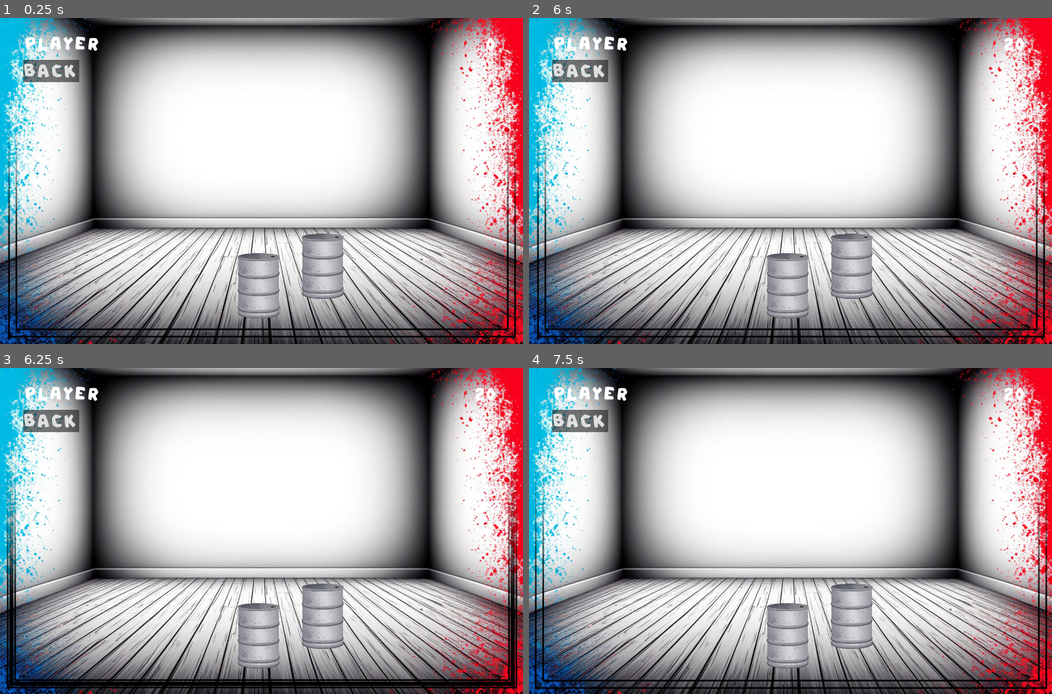
Above: before the commit, frames 1-4 (two rows, left to right).
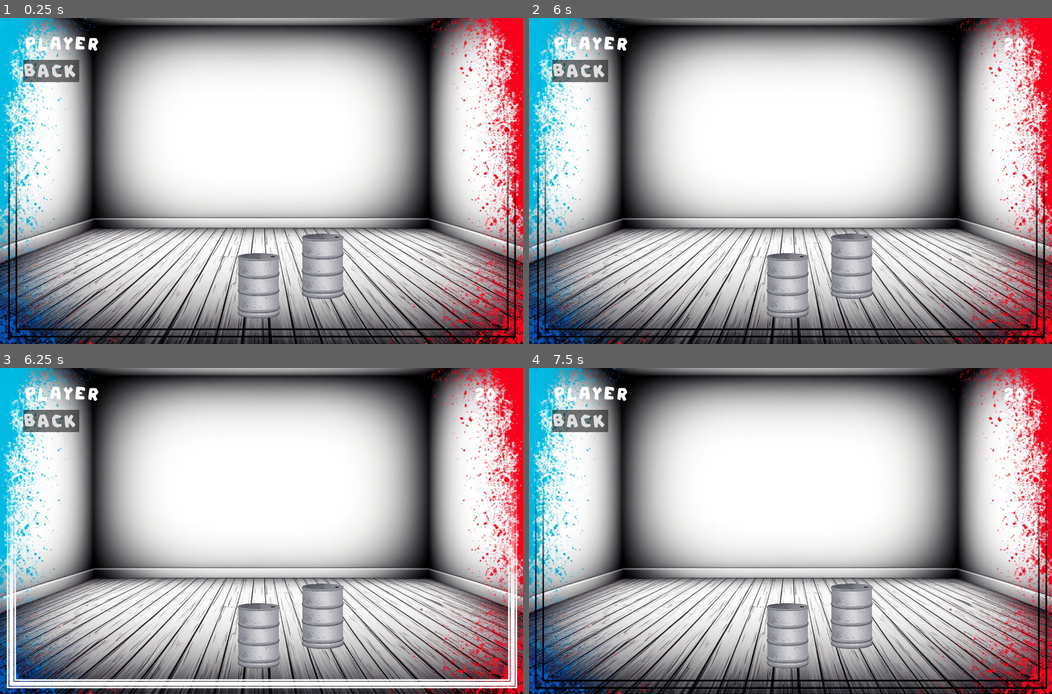
Above: after the commit, the same moments.

Repository: otumno/Bandgo
Game: Godot game, scene res://project/scenes/Game.tscn
The game is run twice, just before and just after one commit, with the same random seed, the same clock (stepped at 60 frames per second) and the same inputs. This scene is started directly instead of the project's main scene.
Inputs (mouse positions are in pixels of both pictures, inside the frame that each line leads up to):
- Up to frame 1 (0.25 s): no input
- Up to frame 2 (6 s): tap Enter at 0.5, 5 s; move the mouse to (785, 285) at 0.52 s; click (785, 285) at 0.67 s; click "BACK" at 1.25 s; click "GAME" at 2 s; click "Player Очки: 10" at 2.75 s; click "Слот 2" at 3.5 s; tap Space at 4.25, 5.75 s; move the mouse to (853, 265) at 4.27 s; click (853, 265) at 4.42 s; move the mouse to (842, 109) at 5.02 s; click (842, 109) at 5.17 s; move the mouse to (764, 246) at 5.77 s; click (764, 246) at 5.92 s
- Up to frame 3 (6.25 s): no input
- Up to frame 4 (7.5 s): move the mouse to (947, 579) at 6.52 s; click (947, 579) at 6.67 s; tap Enter at 7.25 s; move the mouse to (633, 482) at 7.27 s; click (633, 482) at 7.42 s

Frames 1-2 are identical in both runs. In frame 3, 4.7% of the frame differs, in the area x 1-99%, y 34-99%; in frame 4, nothing differs.

Commit message:
middle of path to pattern analysis system

Diff:
--- a/project.godot
+++ b/project.godot
@@ -23,7 +23,7 @@
 GameManager="*res://project/scripts/GameManager.gd"
 SceneManager="*res://project/scripts/SceneManager.gd"
 SceneTransitionManagerScript="*res://project/scripts/SceneTransitionManagerScript.gd"
-BpmManager="*res://project/scenes/BPMGenerator.tscn"
+BPM_GlobalManager="*res://project/scenes/BPMGenerator.tscn"
 
 [display]
 
--- a/project/scenes/Game.tscn
+++ b/project/scenes/Game.tscn
@@ -18,6 +18,7 @@
 [ext_resource type="Texture2D" uid="uid://bwobsrgdgjyrg" path="res://project/assets/textures/FRAME_1.png" id="16_ftep8"]
 [ext_resource type="Texture2D" uid="uid://dv6pg3jv73gwi" path="res://project/assets/textures/FRAME_2.png" id="17_27fkg"]
 [ext_resource type="AudioStream" uid="uid://cr5hogfgnr608" path="res://project/assets/sounds/622224__nlux__nlux-hippy-tom-tom-19-gb1.wav" id="17_ftep8"]
+[ext_resource type="Script" uid="uid://bl4b0m6owwkag" path="res://project/scripts/PatternAnalyzer.gd" id="19_27fkg"]
 
 [sub_resource type="RectangleShape2D" id="RectangleShape2D_f3117"]
 size = Vector2(149, 241)
@@ -91,6 +92,9 @@
 position = Vector2(949.5, 985.5)
 shape = SubResource("RectangleShape2D_f3117")
 
+[node name="PatternAnalyzer" type="Node" parent="Instrument_Barrel"]
+script = ExtResource("19_27fkg")
+
 [node name="Instrument_Barrel2" type="Area2D" parent="."]
 script = ExtResource("10_mvo24")
 correct_sound_pattern = Array[AudioStream]([ExtResource("17_ftep8"), ExtResource("17_ftep8")])
@@ -106,6 +110,9 @@
 [node name="CollisionShape2D" type="CollisionShape2D" parent="Instrument_Barrel2"]
 position = Vector2(1185, 916)
 shape = SubResource("RectangleShape2D_f3117")
+
+[node name="PatternAnalyzer" type="Node" parent="Instrument_Barrel2"]
+script = ExtResource("19_27fkg")
 
 [node name="Control" type="Control" parent="." node_paths=PackedStringArray("player_name_label", "score_label")]
 layout_mode = 3
--- a/project/scripts/BPM_Manager.gd
+++ b/project/scripts/BPM_Manager.gd
@@ -1,7 +1,9 @@
 extends Node
 class_name BPM_Manager
 
+# Сигналы
 signal beat_triggered(beat_number: int)
+signal pattern_detected(pattern: Array)
 
 @export var bpm: int = 120:
 	set(value):
@@ -11,10 +13,13 @@
 @export var metronome_pattern: Array[int] = [1, 2, 3, 0]
 @export var metronome_sounds: Array[AudioStream]
 
+@export var analysis_window: int = 4  # Количество тактов для анализа
+
 var is_playing := false
 var current_beat := 0
 var players: Array[AudioStreamPlayer] = []
 var beat_timer: Timer
+var beat_history: Array[int] = []  # История тактов для анализа
 
 func _ready():
 	# Предварительная загрузка звуков
@@ -55,9 +60,46 @@
 func _process_beat():
 	if !is_playing: return
 
+	# Сохраняем текущий такт в историю
+	beat_history.append(current_beat)
+	while beat_history.size() > analysis_window * 2:  # Ограничиваем размер истории
+		beat_history.remove_at(0)
+
+	# Воспроизводим звук для текущего такта
 	var sound_idx = metronome_pattern[current_beat % metronome_pattern.size()]
 	if sound_idx > 0 and sound_idx <= players.size():
-		players[sound_idx-1].play()
+		players[sound_idx - 1].play()
 
+	# Уведомляем о новом такте
 	emit_signal("beat_triggered", current_beat)
+
+	# Проверяем паттерн и эмитируем сигнал, если он найден
+	_check_for_pattern()
+
 	current_beat += 1
+
+func _check_for_pattern():
+	if beat_history.size() < analysis_window * 2:
+		return
+
+	var last_window = beat_history.slice(-analysis_window)
+	var prev_window = beat_history.slice(-analysis_window * 2, -analysis_window)
+
+	if last_window == prev_window:
+		emit_signal("pattern_detected", last_window)
+		print("Emitting signal 'pattern_detected' from BPM_Manager:", last_window)
+
+# Проверка паттерна
+func check_pattern(pattern: Array) -> bool:
+	if pattern.size() != analysis_window:
+		return false
+
+	var total_beats = beat_history.size()
+	if total_beats < analysis_window * 2:
+		return false
+
+	# Проверяем, совпадает ли последний интервал с заданным паттерном
+	for i in range(analysis_window):
+		if beat_history[total_beats - analysis_window + i] != pattern[i]:
+			return false
+	return true
--- a/project/scripts/BPM_SpritePulser.gd
+++ b/project/scripts/BPM_SpritePulser.gd
@@ -18,7 +18,7 @@
 
 func _ready():
 	# Инициализация BPM Manager
-	_bpm_manager = get_node("/root/BpmManager")
+	_bpm_manager = BPM_GlobalManager as BPM_Manager
 	if not _bpm_manager:
 		push_error("BPM Manager not found!")
 		return
--- a/project/scripts/Instrument.gd
+++ b/project/scripts/Instrument.gd
@@ -11,6 +11,10 @@
 @export var in_rhythm_multiplier: float = 2.0
 @export var rhythm_window_ms: float = 100.0
 
+@export_category("Pattern Analysis")
+@export var required_matches: int = 2  # Сколько раз должен повториться паттерн
+@export var analysis_window: int = 4   # Количество тактов для анализа
+
 @export_category("Visual Feedback")
 @export var feedback_scale: float = 1.1
 @export var feedback_duration: float = 0.15
@@ -23,8 +27,12 @@
 var audio_player: AudioStreamPlayer
 var bpm_manager: BPM_Manager
 
+# Для анализа паттернов
+var input_buffer: Array[int] = []
+var detected_pattern: Array[int] = []
+var match_count: int = 0
+
 func _ready():
-	# Инициализация компонентов
 	_initialize_audio_player()
 	_find_sprite()
 	_setup_bpm_manager()
@@ -42,23 +50,20 @@
 			break
 
 func _setup_bpm_manager():
-	bpm_manager = _get_bpm_manager()
+	bpm_manager = BPM_GlobalManager as BPM_Manager
+
 	if bpm_manager:
 		print("BPM Manager connected successfully")
 	else:
-		push_error("BPM Manager not found!")
+		push_error("BPM Manager not found in autoload!")
 
-func _get_bpm_manager() -> BPM_Manager:
-	if get_node("/root").has_node("BpmManager"):
-		var manager = get_node("/root/BpmManager")
-		if manager is BPM_Manager:
-			return manager
-
-	var managers = get_tree().get_nodes_in_group("BPM_Manager")
-	if not managers.is_empty() and managers[0] is BPM_Manager:
-		return managers[0]
-
-	return null
+	# Получаем PatternAnalyzer из текущей сцены
+	var pattern_analyzer = $PatternAnalyzer if has_node("PatternAnalyzer") else null
+	if pattern_analyzer and pattern_analyzer.has_signal("pattern_detected"):
+		pattern_analyzer.pattern_detected.connect(_on_pattern_detected)
+		print("Connected signal 'pattern_detected'")
+	else:
+		push_warning("PatternAnalyzer not found or missing signal 'pattern_detected'")
 
 func _connect_input():
 	input_event.connect(_on_input_event)
@@ -74,6 +79,7 @@
 
 func _handle_click():
 	var current_time = Time.get_ticks_msec()
+	var current_beat = bpm_manager.current_beat if bpm_manager else -1
 
 	if is_first_click and bpm_manager:
 		bpm_manager.start_metronome()
@@ -84,8 +90,52 @@
 	else:
 		_handle_regular_click(current_time)
 
+	# Добавляем текущий такт в буфер для анализа паттернов
+	if current_beat != -1:
+		input_buffer.append(current_beat)
+		while input_buffer.size() > analysis_window:
+			input_buffer.remove_at(0)
+
+		# Проверяем паттерн
+		_check_pattern()
+
 	last_hit_time = current_time
 	_play_visual_feedback()
+
+func _check_pattern():
+	if input_buffer.size() < analysis_window:
+		print("Buffer too small:", input_buffer)
+		return
+
+	if bpm_manager and bpm_manager.check_pattern(input_buffer):
+		match_count += 1
+		print("Pattern match detected! Match count:", match_count)
+	else:
+		match_count = 0
+		print("No pattern match. Resetting match count.")
+
+	if match_count >= required_matches:
+		detected_pattern = input_buffer.duplicate()
+		match_count = 0
+		print("Starting automation with pattern:", detected_pattern)
+		_start_automation(detected_pattern)
+
+func _start_automation(pattern: Array):
+	print("Automating pattern:", pattern)
+	for beat in pattern:
+		await get_tree().create_timer(60.0 / bpm_manager.bpm).timeout
+		if correct_sound_pattern.is_empty():
+			push_error("Correct sound pattern is empty!")
+			return
+
+		var sound_index = beat % correct_sound_pattern.size()
+		audio_player.stream = correct_sound_pattern[sound_index]
+		audio_player.play()
+		print("Playing sound at index:", sound_index)
+
+func _on_pattern_detected(pattern: Array):
+	print("Pattern detected in Instrument:", pattern)
+	_start_automation(pattern)
 
 func _handle_first_click():
 	if first_click_sound:
--- /dev/null
+++ b/project/scripts/PatternAnalyzer.gd
@@ -0,0 +1,46 @@
+extends Node
+
+# Объявление сигнала
+signal pattern_detected(pattern: Array)
+
+@export var required_matches: int = 2  # Сколько раз должен повториться паттерн
+@export var bpm_manager: BPM_Manager
+
+var current_sequence: Array = []
+var pattern_buffer: Array = []
+var match_count: int = 0
+
+func _ready():
+	# Получаем BPM_GlobalManager из автозагрузки
+	bpm_manager = BPM_GlobalManager as BPM_Manager
+
+	if bpm_manager:
+		print("BPM Manager connected successfully")
+		bpm_manager.beat_triggered.connect(_on_beat)
+	else:
+		push_error("BPM Manager not found in autoload!")
+
+func _on_beat(beat_number: int):
+	current_sequence.append(beat_number)
+
+	if current_sequence.size() > bpm_manager.analysis_window:
+		current_sequence.remove_at(0)
+
+	if current_sequence.size() == bpm_manager.analysis_window:
+		var is_match = bpm_manager.check_pattern(current_sequence)
+
+		if is_match:
+			match_count += 1
+			pattern_buffer = current_sequence.duplicate()
+			print("Pattern match detected in PatternAnalyzer! Match count:", match_count)
+		else:
+			match_count = 0
+			print("No pattern match in PatternAnalyzer. Resetting match count.")
+
+		if match_count >= required_matches:
+			emit_signal("pattern_detected", pattern_buffer)
+			match_count = 0
+			print("Emitting signal 'pattern_detected' with pattern:", pattern_buffer)
+
+func _on_pattern_detected(pattern: Array):
+	print("Pattern detected in PatternAnalyzer:", pattern)
Binary file changed: project/assets/textures/FRAME_2.png
Not shown: 1 places in project/scenes/Game.tscn that only renumber resources
Not shown, added: project/scripts/PatternAnalyzer.gd.uid
